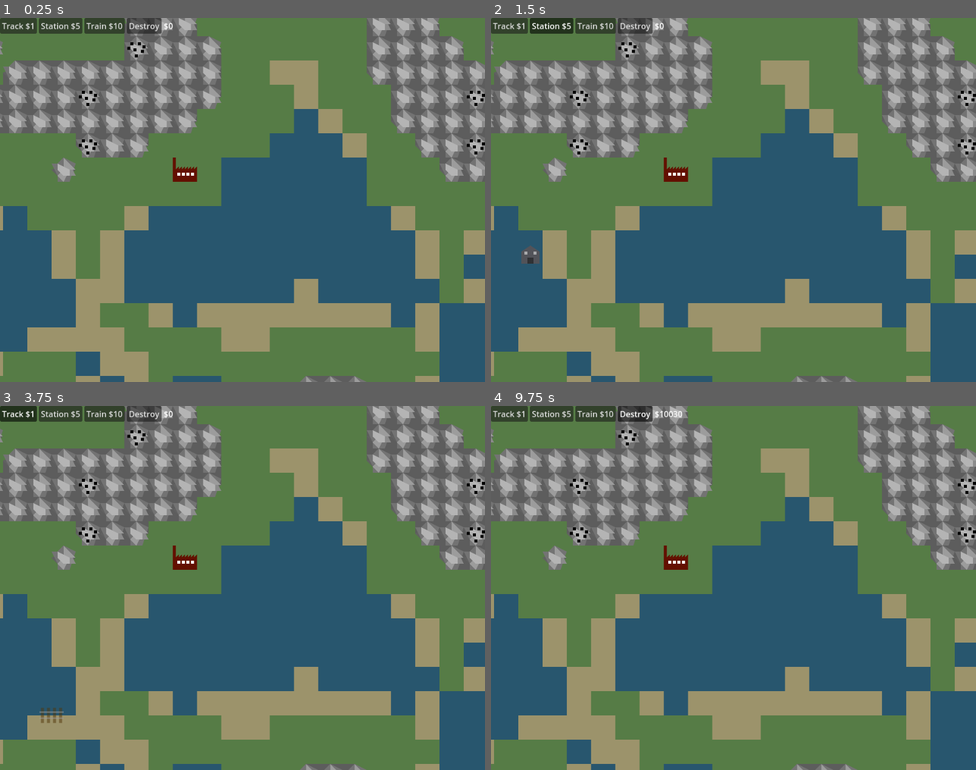
Above: before the commit, frames 1-4 (two rows, left to right).
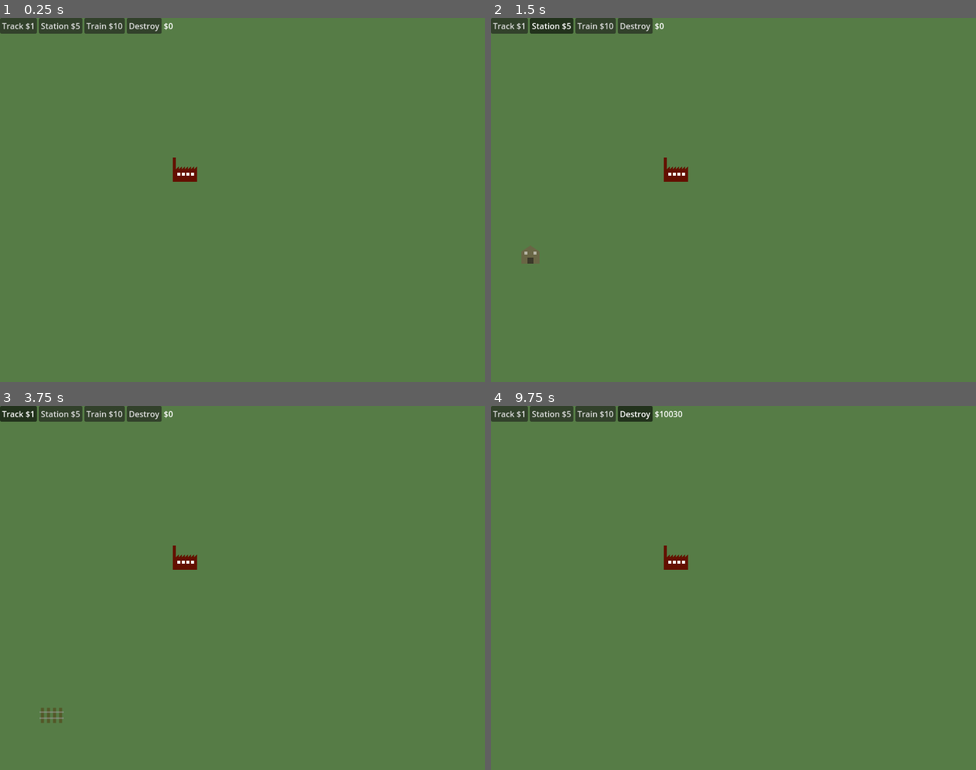
Above: after the commit, the same moments.

Repository: Godsmith/trainfinity3
Game: Godot game, scene res://scenes/overground.tscn
The game is run twice, just before and just after one commit, with the same random seed, the same clock (stepped at 60 frames per second) and the same inputs.
Inputs (mouse positions are in pixels of both pictures, inside the frame that each line leads up to):
- Up to frame 1 (0.25 s): no input
- Up to frame 2 (1.5 s): click "Track $1" at 0.5 s; click "Station $5" at 1.25 s
- Up to frame 3 (3.75 s): click "Train $10" at 2 s; click "Destroy" at 2.75 s; click "Track $1" at 3.5 s
- Up to frame 4 (9.75 s): click "Station $5" at 4.25 s; click "Train $10" at 5 s; click "Destroy" at 5.75 s; click "Track $1" at 6.5 s; click "Station $5" at 7.25 s; click "Train $10" at 8 s; click "Destroy" at 8.75 s; tap Enter at 9.5 s; move the mouse to (651, 580) at 9.52 s; tap X at 9.6 s; click (651, 580) at 9.67 s

The runs differ from the first frame. In frame 1, 61% of the frame differs, in the area x 0-100%, y 0-100%; in frame 2, 61%; in frame 3, 61%; in frame 4, 61%.
Error after the commit: Attempt to call function 'add_child' in base 'null instance' on a null instance. (res://scripts/game.gd:200)

Commit message:
Move terrain under Terrain node to make debugging easier

Diff:
--- a/scripts/game.gd
+++ b/scripts/game.gd
@@ -40,6 +40,7 @@
 const ORE = preload("res://scenes/ore.tscn")
 const LIGHT = preload("res://scenes/light.tscn")
 
+@onready var terrain_node = $Terrain
 @onready var ghost_track = $GhostTrack
 @onready var ghost_station = $GhostStation
 @onready var ghost_light = $GhostLight
@@ -186,17 +187,17 @@
 				var water_position = Vector2i(x, y) * Global.TILE_SIZE
 				water.position = water_position
 				obstacle_position_set[water_position] = water
-				add_child(water)
+				terrain_node.add_child(water)
 			elif noise_level < sand_level:
 				var sand = SAND.instantiate()
 				sand.position = Vector2i(x, y) * Global.TILE_SIZE
-				add_child(sand)
+				terrain_node.add_child(sand)
 			elif noise_level > mountain_level:
 				var wall = WALL.instantiate()
 				var wall_position = Vector2i(x, y) * Global.TILE_SIZE
 				wall.position = wall_position
 				obstacle_position_set[wall_position] = wall
-				add_child(wall)
+				terrain_node.add_child(wall)
 
 				# maybe add ore inside this wall
 				if randf() < ore_chance:
